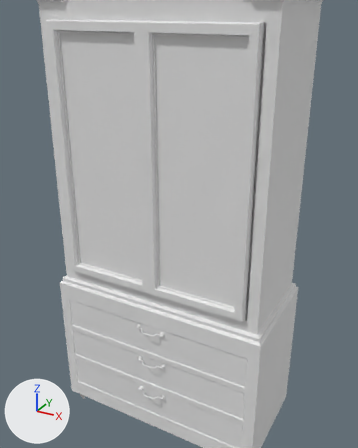
The FBX model Assets/Models/Dresser.fbx, before and after one commit.
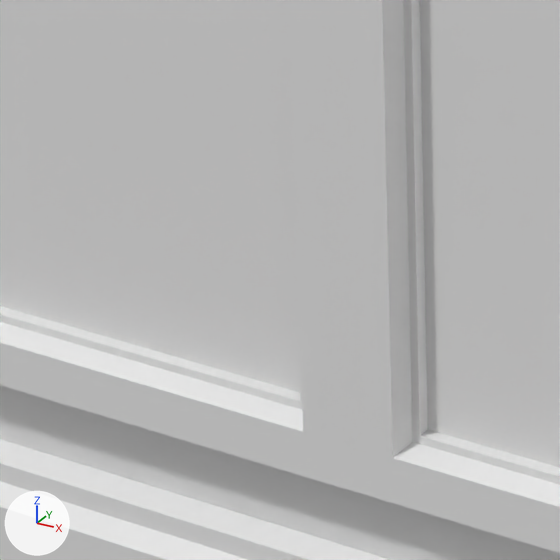
Old and new are each drawn from a 50 mm lens placed at (7.81, -13.95, 15.38), pointed at (0.7, -1.02, 8.91) and again close up on the part from 28% to 50% of the width and 51% to 68% of the height. The axes (+X, +Y, +Z) are drawn at lower left. The lights are the same throughout. Where no turn or scale is listed for an object, it has been applied to the vertices.

The older version as bpy lines, for what is in view:
```python
me_dresser_door_left = bpy.data.meshes.new('Dresser Door Left')
me_dresser_door_left.from_pydata(...)  # 79 vertices, 77 faces; spans x 0.0..3.44, y -0.18..0.18, z -0.02..8.54
me_dresser_door_left.materials.append(mat_color_palette)  # white #e7e7e7
me_dresser_door_right = bpy.data.meshes.new('Dresser Door Right')
me_dresser_door_right.from_pydata(...)  # 79 vertices, 77 faces; spans x -3.44..0.0, y -0.18..0.18, z -0.02..8.54
me_dresser_door_right.materials.append(mat_color_palette)  # white #e7e7e7
me_dresser_lower_001 = bpy.data.meshes.new('Dresser Lower.001')
me_dresser_lower_001.from_pydata(...)  # 70 vertices, 54 faces; spans x -4.0..4.0, y -2.0..2.0, z 0.62..6.06
me_dresser_lower_001.materials.append(mat_color_palette)  # white #e7e7e7
ob_dresser_door_left = bpy.data.objects.new('Dresser Door Left', me_dresser_door_left)
ob_dresser_door_left.location = (-3.436, -1.631, 6.472)
ob_dresser_door_right = bpy.data.objects.new('Dresser Door Right', me_dresser_door_right)
ob_dresser_door_right.location = (3.364, -1.631, 6.472)
ob_dresser_lower = bpy.data.objects.new('Dresser Lower', me_dresser_lower_001)
ob_dresser_lower.location = (0.004, 0.169, -0.007)
# also in view: 'Dresser Body' at (0.0, 0.17, 10.73)
```
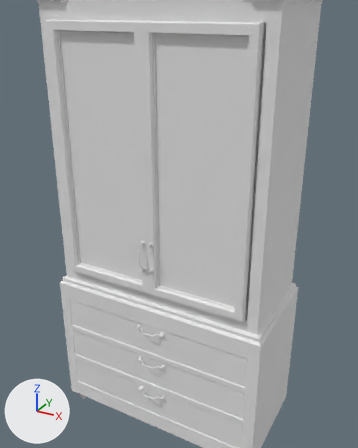
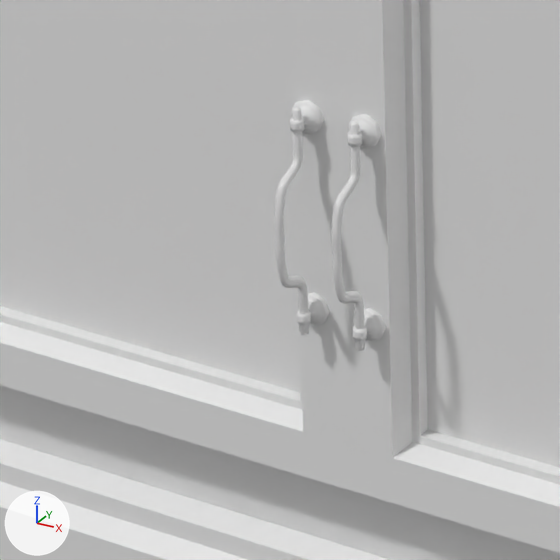
What differs and where, as boxes (x1, y1, x2, y2) in the close-ups (560 x 560 px):
'Handle 1.002', added: after (331, 121, 365, 351)
'Handle 1.001', added: after (274, 106, 309, 335)
'Handle Mounting 1.002', added: after (348, 114, 386, 341)
'Handle Mounting 1.001', added: after (290, 100, 330, 326)

The change, as a list of edits to the scene's bpy script:
```text
Add me_handle_mounting_002:
    me_handle_mounting_002.from_pydata(...)  # 192 vertices, 168 faces; spans x -0.092..0.068, y 0.069..0.209, z -0.556..0.564
    me_handle_mounting_002.materials.append(mat_color_palette)  # white #e7e7e7
Add me_handle_1_003:
    me_handle_1_003.from_pydata(...)  # 164 vertices, 164 faces; spans x -0.038..0.013, y -0.097..0.125, z -0.561..0.561
    me_handle_1_003.materials.append(mat_color_palette)  # white #e7e7e7
Add ob_handle_mounting_1_002:
    ob_handle_mounting_1_002 = bpy.data.objects.new('Handle Mounting 1.002', me_handle_mounting_002)
    ob_handle_mounting_1_002.location = (0.118, -2.0, 7.876)
Add ob_handle_1_002:
    ob_handle_1_002 = bpy.data.objects.new('Handle 1.002', me_handle_1_003)
    ob_handle_1_002.location = (0.118, -2.0, 7.876)
Add ob_handle_mounting_1_001:
    ob_handle_mounting_1_001 = bpy.data.objects.new('Handle Mounting 1.001', me_handle_mounting_002.copy())
    ob_handle_mounting_1_001.location = (-0.179, -2.0, 7.876)
Add ob_handle_1_001:
    ob_handle_1_001 = bpy.data.objects.new('Handle 1.001', me_handle_1_003.copy())
    ob_handle_1_001.location = (-0.179, -2.0, 7.876)
```
